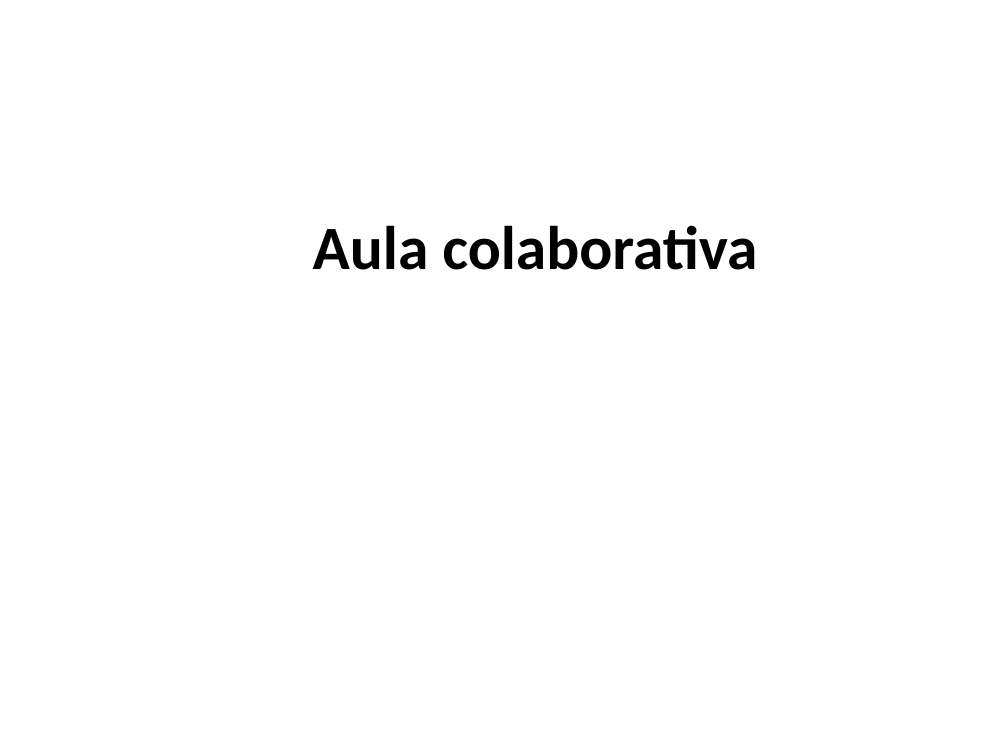
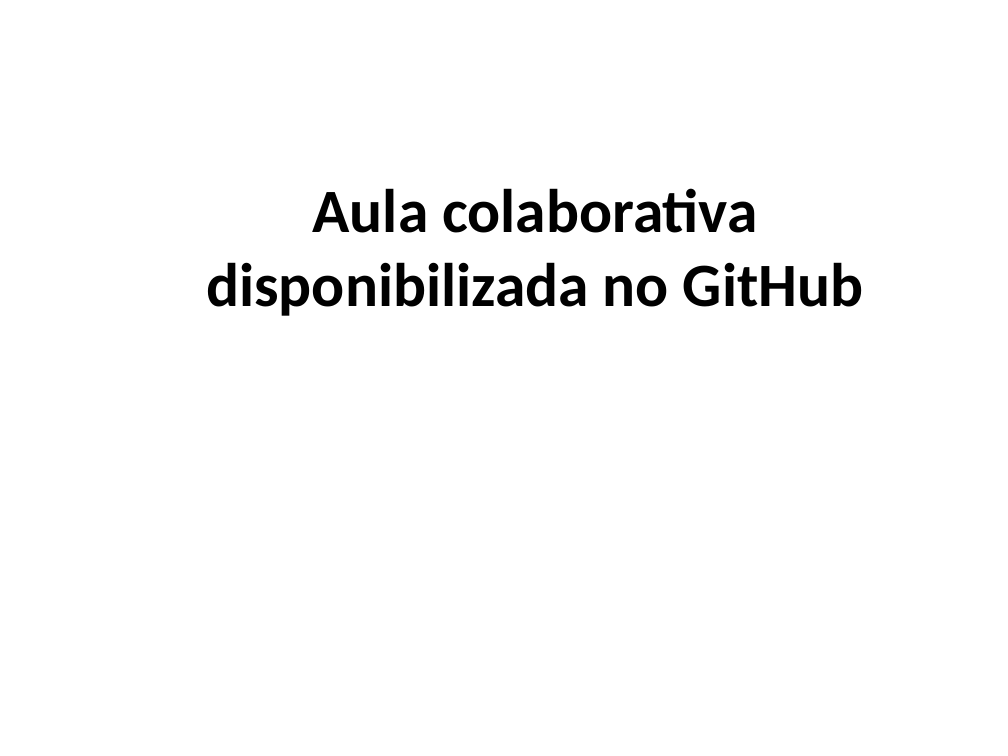
Before and after one commit to carlaolivei/Aula-Colaborativa, a slide deck: slide 1 of Colaboracao.odp. Drawn at 1008x756 pixels with LibreOffice and Linux fonts; fonts in the diff are those of the drawing. Boxes give left, top, right and bottom in pixels: in the first picture for what was removed or moved away, otherwise in the second. Text is boxed around its words. In the diff, an @@ line names an element or a change of style, - is before the commit and + after.

Commit message:
Segundo commit

```diff
--- a/Colaboracao.odp
+++ b/Colaboracao.odp
@@ title at bbox=[206, 188, 863, 316]: text changed @@
-Aula colaborativa
+Aula colaborativa disponibilizada no GitHub
```
